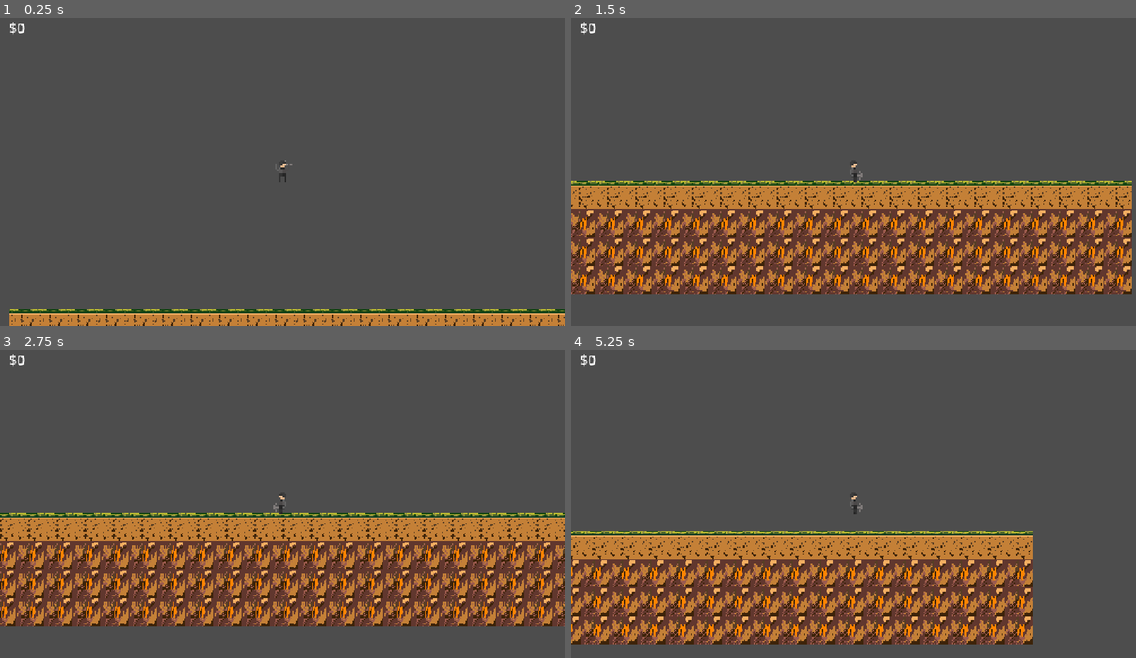
Above: before the commit, frames 1-4 (two rows, left to right).
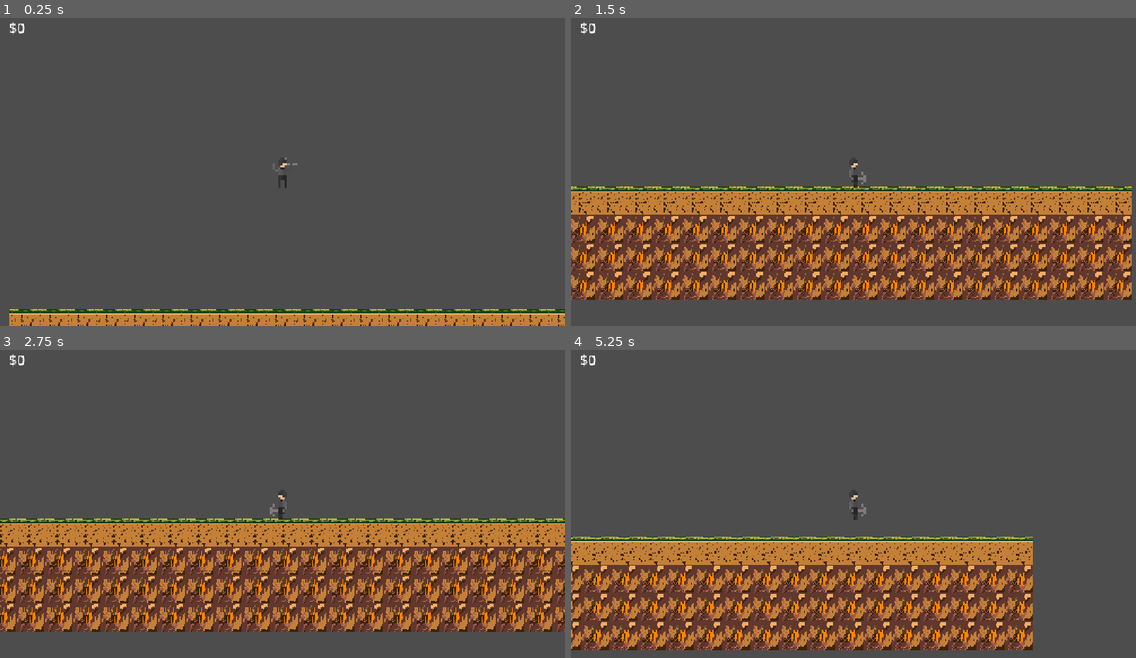
Above: after the commit, the same moments.

Repository: dinosaur890123/Tethered-Depths
Game: Godot game, scene res://main.tscn
The game is run twice, just before and just after one commit, with the same random seed, the same clock (stepped at 60 frames per second) and the same inputs.
Inputs (mouse positions are in pixels of both pictures, inside the frame that each line leads up to):
- Up to frame 1 (0.25 s): no input
- Up to frame 2 (1.5 s): tap Enter (ui_accept) at 0.5, 0.77 s; move the mouse to (977, 150) at 0.52 s; hold D (Right) from 0.53 s (still down); click (977, 150) at 0.67 s; move the mouse to (740, 184) at 1.27 s
- Up to frame 3 (2.75 s): tap Enter (ui_accept) at 1.52 s; move the mouse to (339, 430) at 2.02 s; release D (Right) at 2.03 s; hold A (Left) from 2.03 s (still down)
- Up to frame 4 (5.25 s): move the mouse to (825, 562) at 2.77 s; release A (Left) at 2.78 s; hold D (Right) 2.78-4.28 s; click (825, 562) at 2.92 s; tap Enter (ui_accept) at 3.02, 3.77, 4.52 s; move the mouse to (1023, 547) at 3.52 s; move the mouse to (684, 451) at 4.27 s; hold A (Left) 4.28-5.03 s; move the mouse to (881, 500) at 5.02 s; hold D (Right) from 5.03 s (still down); click (881, 500) at 5.17 s

The runs differ from the first frame. In frame 1, less than 0.1% of the frame differs, in the area x 49-53%, y 45-56%; in frame 2, 24%, in the area x 0-100%, y 45-92%; in frame 3, 24%; in frame 4, 20%.

Commit message:
added the bar

Diff:
--- a/tethered-depths/main.tscn
+++ b/tethered-depths/main.tscn
@@ -34,6 +34,7 @@
 
 [node name="Player" parent="." unique_id=1551261113 instance=ExtResource("1_ig7tw")]
 position = Vector2(-20, -98)
+scale = Vector2(1.4, 1.4)
 
 [node name="HUD" type="CanvasLayer" parent="." unique_id=901234567]
 
@@ -45,6 +46,13 @@
 theme_override_font_sizes/font_size = 32
 text = "$0"
 
+[node name="ProgressBar" type="ProgressBar" parent="HUD" unique_id=1302908357]
+offset_left = 322.0
+offset_top = -409.0
+offset_right = 579.0
+offset_bottom = -382.0
+step = 1.0
+
 [node name="Dirt" type="TileMapLayer" parent="." unique_id=1566747509]
 scale = Vector2(0.5, 0.5)
 tile_map_data = PackedByteArray("AAAAAAUAAAAAAAAAAAACAAUAAAAAAAAAAAABAAUAAAAAAAAAAAADAAUAAAAAAAAAAAAEAAUAAAAAAAAAAAAFAA …(1456 unchanged characters)…
Not shown, added: tethered-depths/8bit-pixel-graphic-blue-sky-background-with-clouds-vector.jpg.import
